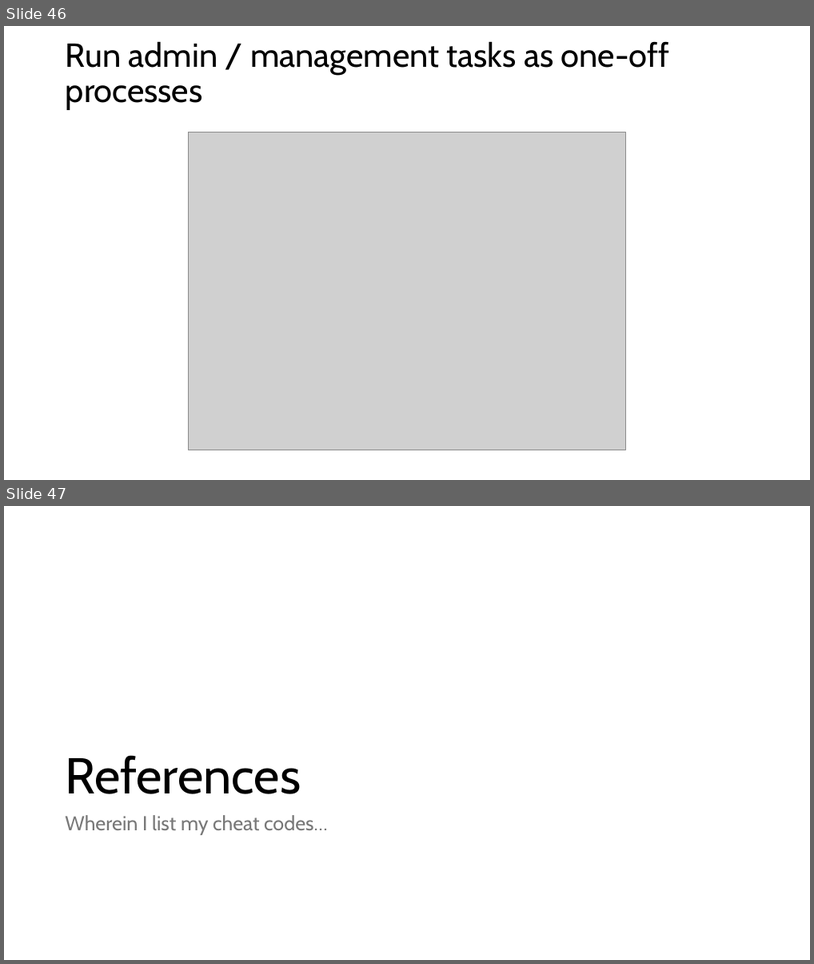
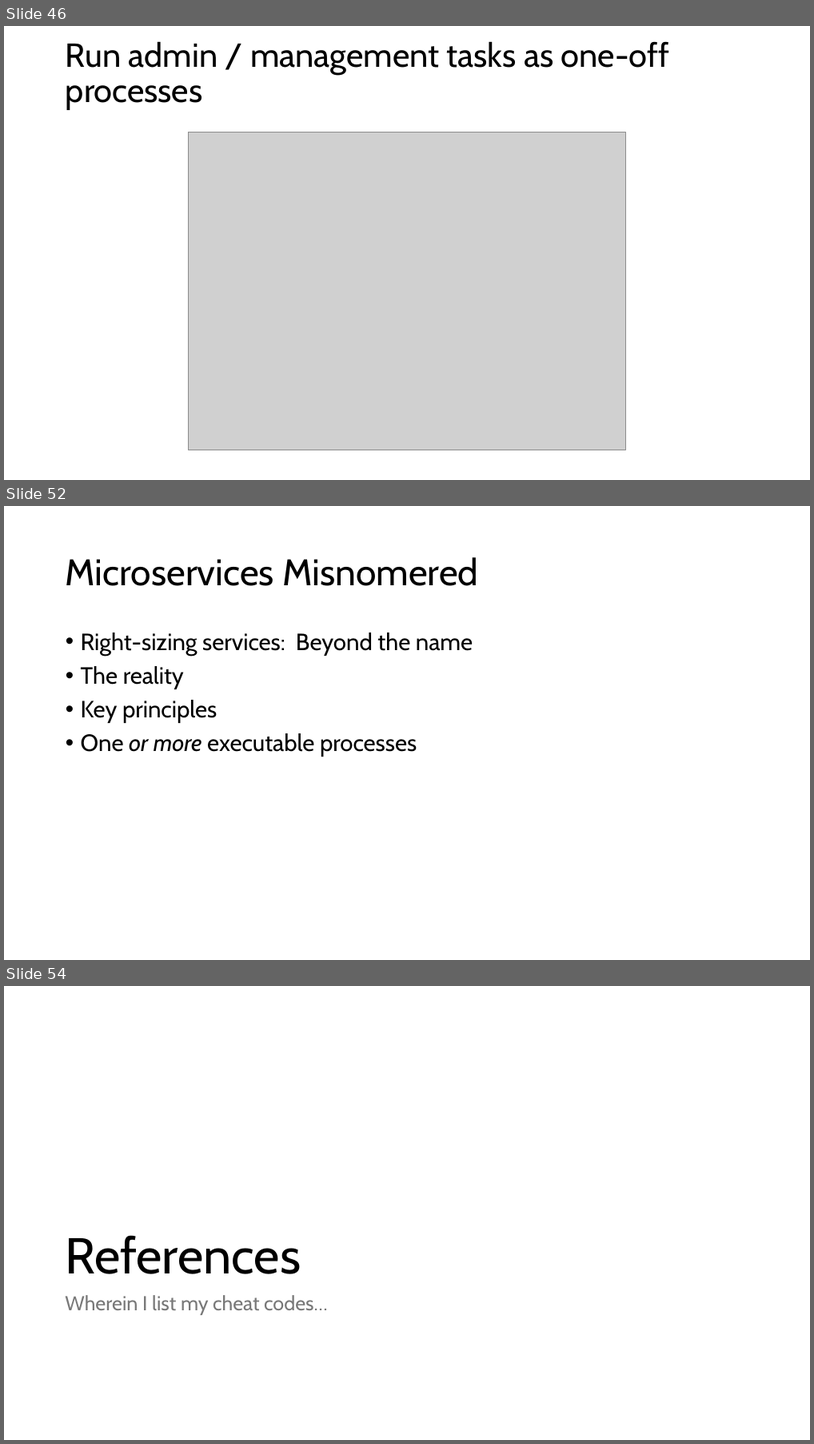
Before and after one commit to ericburcham/cloud-patterns-and-practices, a slide deck: Presentation.pptx. Shown one above the other, each under a label of ours: slides 46 and 47 before the commit, slides 46, 52 and 54 after it; the slides between them are not shown. The pictures are 814x964 and 814x1444 pixels, drawn with LibreOffice and Linux fonts; fonts in the diff are those of the drawing; grey boxes stand for pictures. Boxes give left, top, right and bottom in pixels: in the first picture for what was removed or moved away, otherwise in the second. Text is boxed around its words. In the diff, an @@ line names an element or a change of style, - is before the commit and + after.

Commit message:
add microservices slides

```diff
--- a/Presentation.pptx
+++ b/Presentation.pptx
@@ slide 52 added at bbox=[4, 506, 810, 960], background #FFFFFF @@
@@ title added at bbox=[66, 557, 478, 586], 44 pt, text #000000 @@
+Microservices Misnomered
@@ text added at bbox=[81, 632, 473, 756], 28 pt, text #000000 @@
+• Right-sizing services: Beyond the name
+• The reality
+• Key principles
+• One or more executable processes
@@ what was slide 47 is now slide 54 @@
```
Also in this commit, not shown: 1 slide changed, 6 other slides added, 1 other file.
